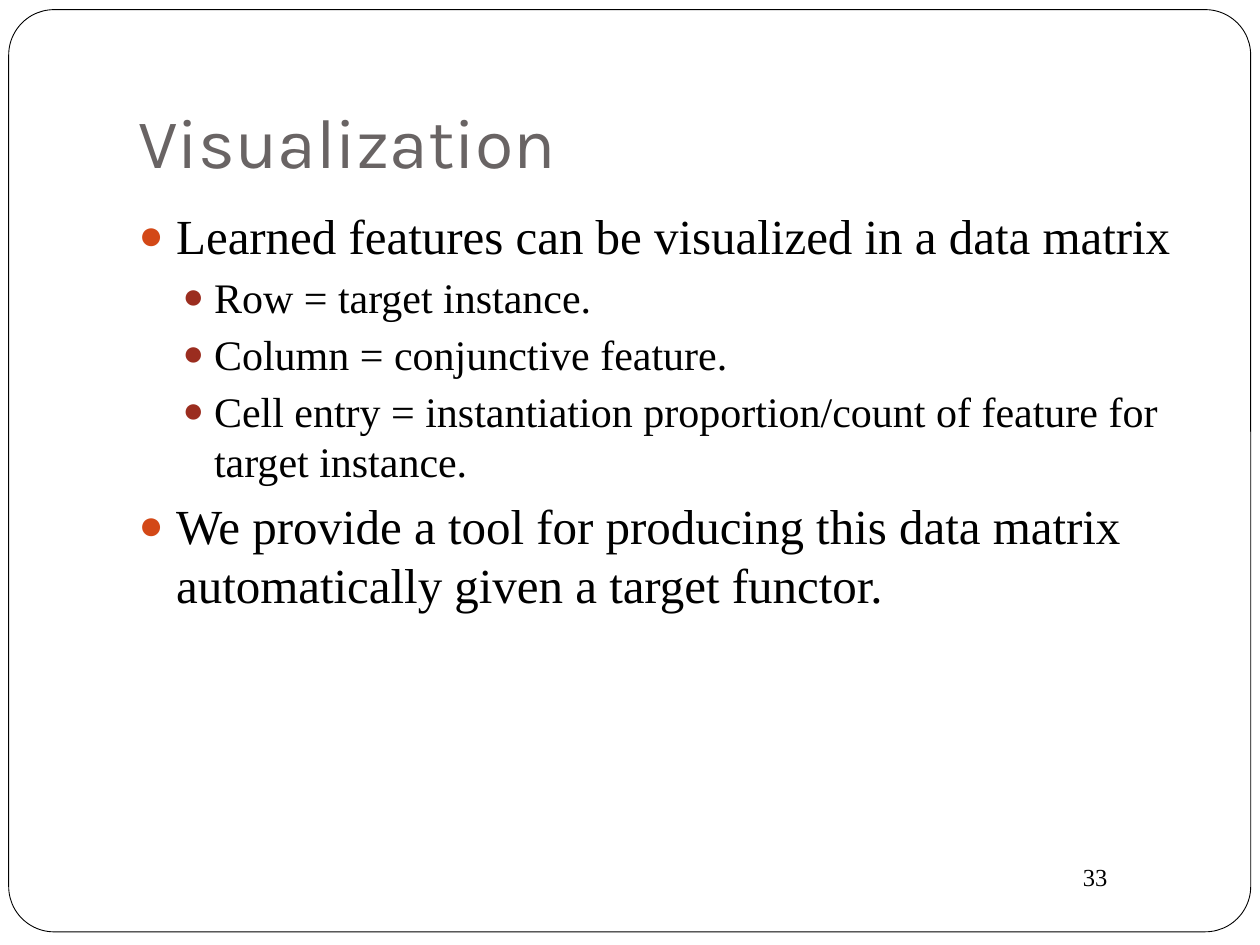
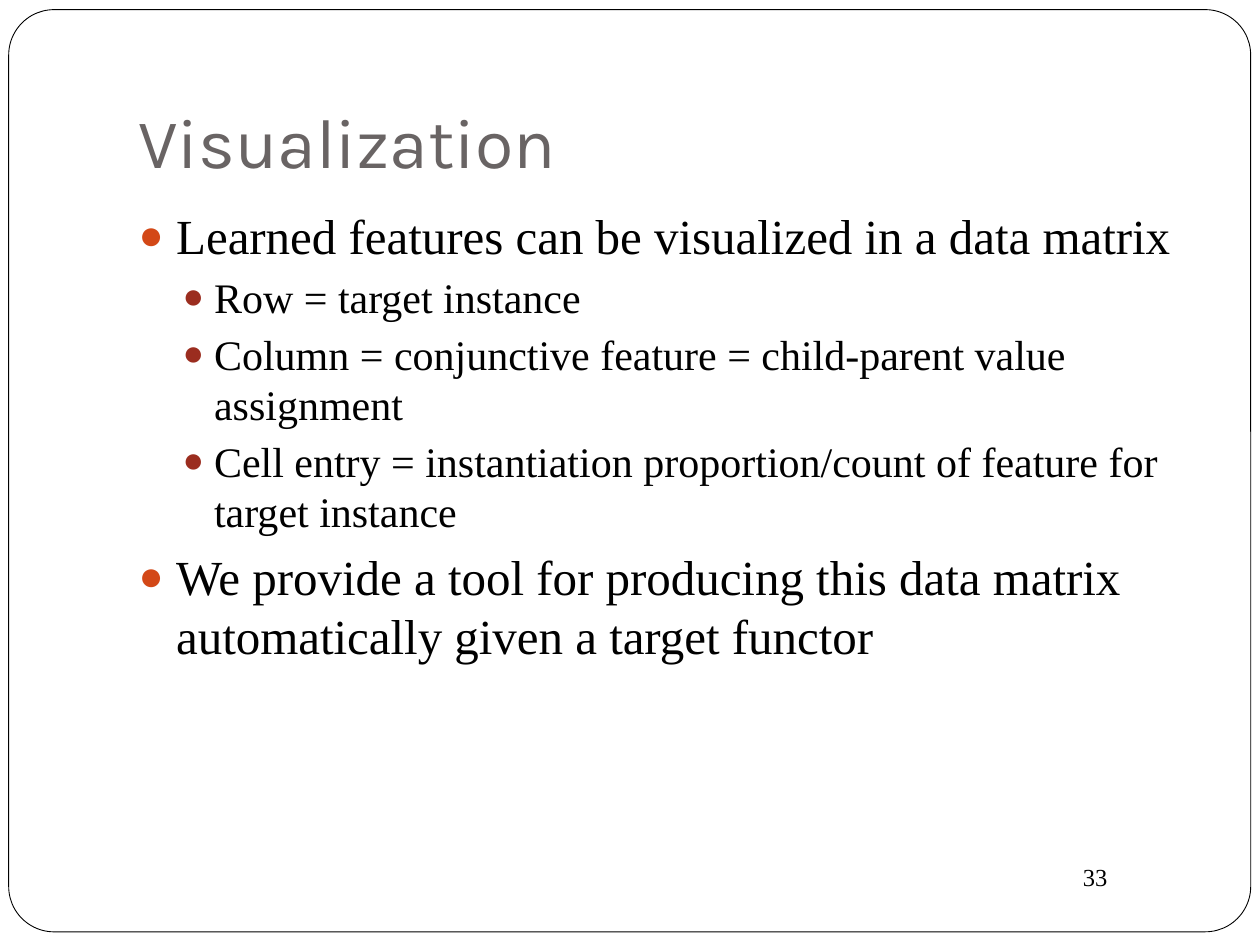
Before and after one commit to oschulte/srl-tutorial-slides, a slide deck: slide 33 of ch5-rel-bayes-net-classifier.pptx. Drawn at 1260x945 pixels with LibreOffice and Linux fonts; fonts in the diff are those of the drawing. Boxes give left, top, right and bottom in pixels: in the first picture for what was removed or moved away, otherwise in the second. Text is boxed around its words. In the diff, an @@ line names an element or a change of style, - is before the commit and + after.

```diff
--- a/ch5-rel-bayes-net-classifier.pptx
+++ b/ch5-rel-bayes-net-classifier.pptx
@@ text at (x1=176, y1=285, x2=1158, y2=664): text changed @@
-  ● Row = target instance.
-  ● Column = conjunctive feature.
-  ● Cell entry = instantiation proportion/count of feature for target instance.
-● We provide a tool for producing this data matrix automatically given a target functor.
+  ● Row = target instance
+  ● Column = conjunctive feature = child-parent value assignment
+  ● Cell entry = instantiation proportion/count of feature for target instance
+● We provide a tool for producing this data matrix automatically given a target functor
```
Also in this commit, not shown: 13 other slides changed, 5 other files.
